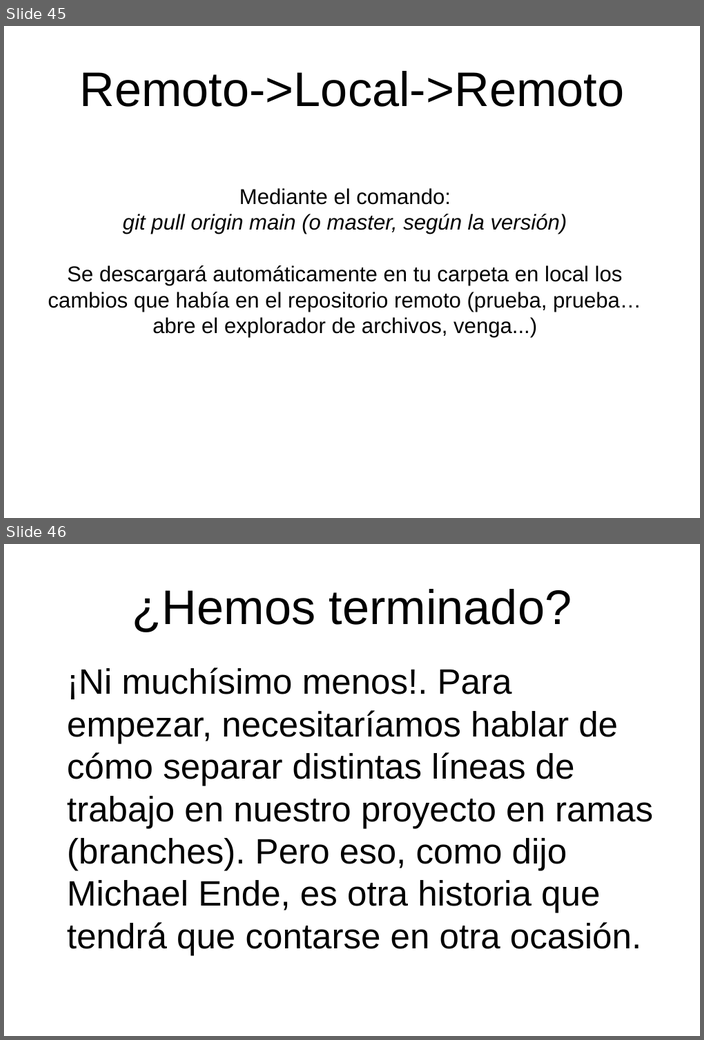
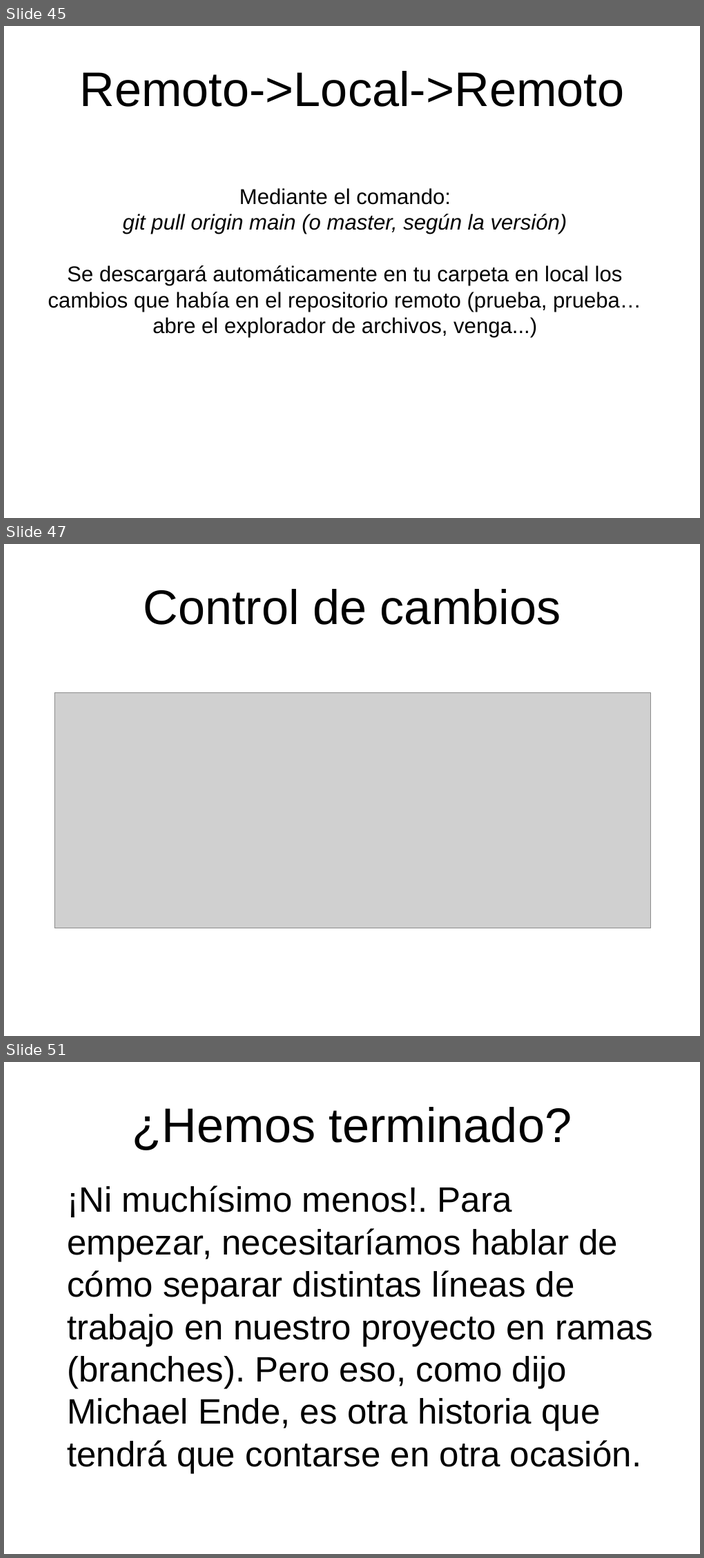
Before and after one commit to clubroboticacr/aprenderGit, a slide deck: presentacionrepositoriosGit.odp. Shown one above the other, each under a label of ours: slides 45 and 46 before the commit, slides 45, 47 and 51 after it; the slides between them are not shown. The pictures are 704x1040 and 704x1558 pixels, drawn with LibreOffice and Linux fonts; fonts in the diff are those of the drawing; grey boxes stand for pictures; background and template pictures are left out. Boxes give left, top, right and bottom in pixels: in the first picture for what was removed or moved away, otherwise in the second. Text is boxed around its words. In the diff, an @@ line names an element or a change of style, - is before the commit and + after.

```diff
--- a/presentacionrepositoriosGit.odp
+++ b/presentacionrepositoriosGit.odp
@@ slide 47 added at (4, 544, 700, 1036), background picture (left out) @@
@@ title added at (143, 589, 561, 625), 58.7 pt, text #000000 @@
+Control de cambios
@@ picture added at (54, 693, 651, 928) @@
@@ what was slide 46 is now slide 51 @@
```
Also in this commit, not shown: 1 slide changed, 5 other slides added, 1 other file.
